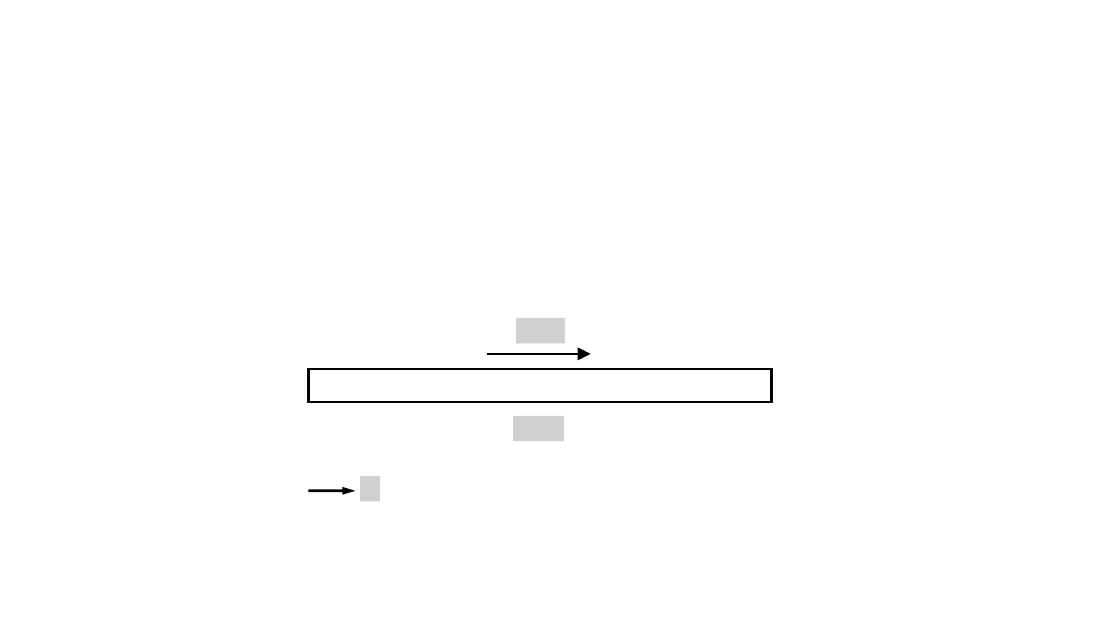
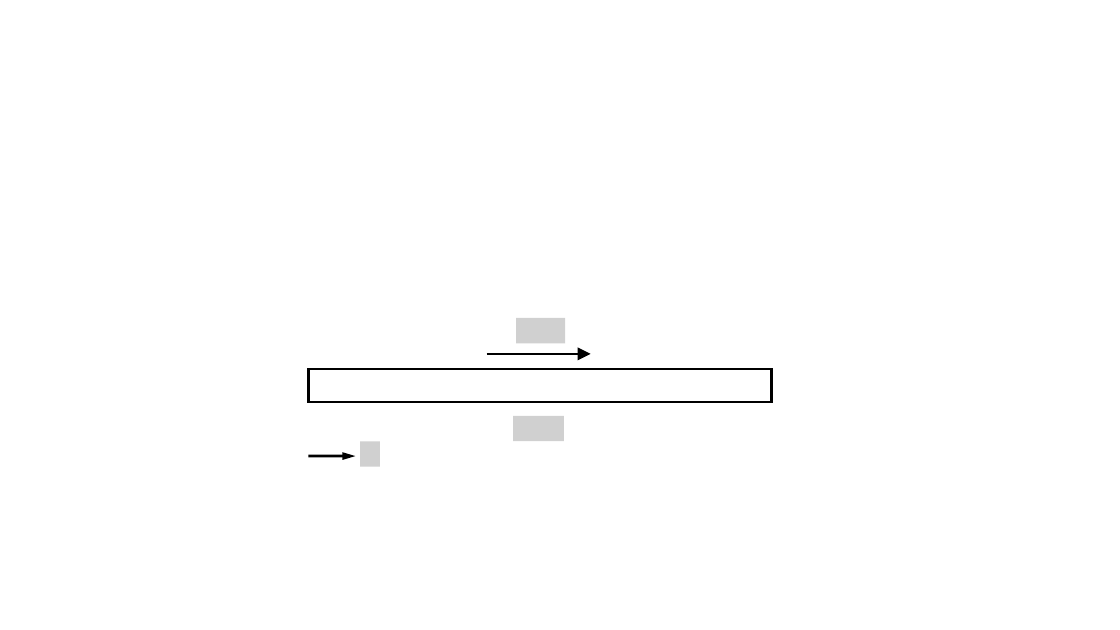
Before and after one commit to kms0523/Study, a slide deck: slide 4 of 그림.pptx. Drawn at 1120x630 pixels with LibreOffice and Linux fonts; fonts in the diff are those of the drawing; grey boxes stand for pictures. Boxes give left, top, right and bottom in pixels: in the first picture for what was removed or moved away, otherwise in the second. Text is boxed around its words. In the diff, an @@ line names an element or a change of style, - is before the commit and + after.

```diff
--- a/그림.pptx
+++ b/그림.pptx
@@ picture added at <box>360,441,381,466</box> @@
@@ arrow moved from (308, 491) - (355, 491) to (308, 456) - (355, 456) @@
@@ picture removed at <box>360,476,381,502</box> @@
```
Also in this commit, not shown: 2 slides added, 1 slide removed, 12 other files.
